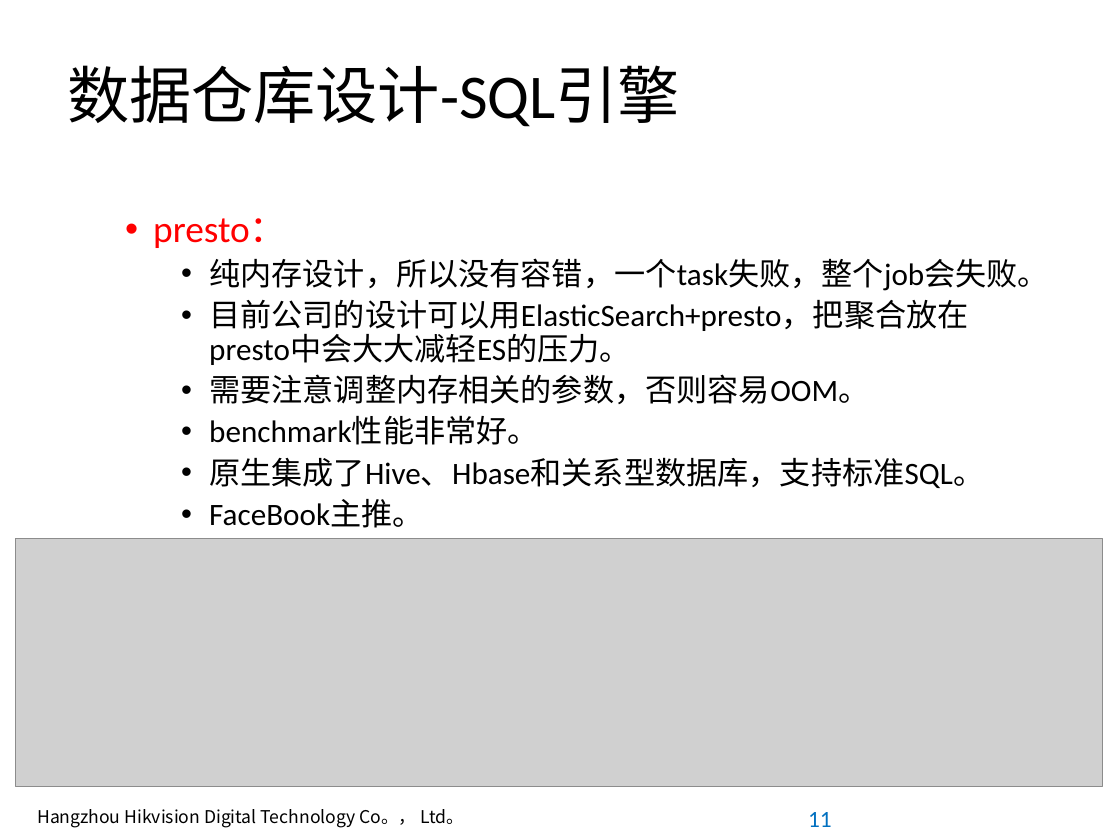
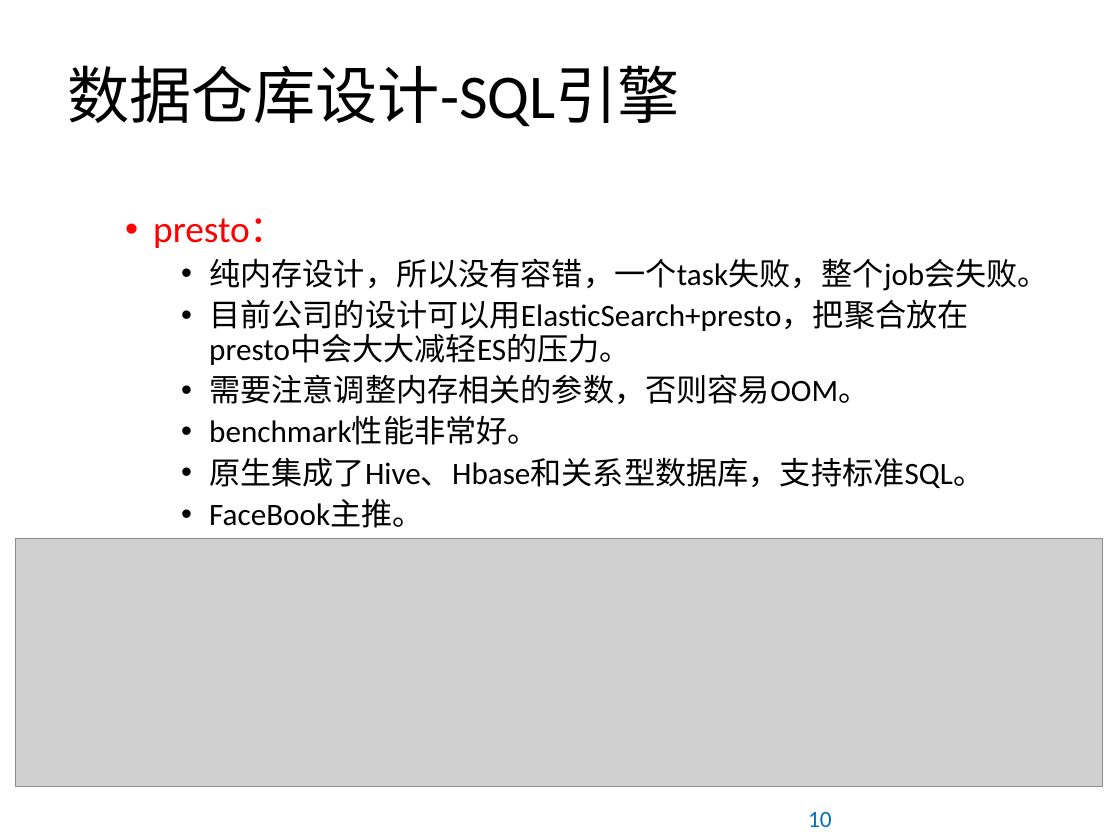
Before and after one commit to anancds/ansible, a slide deck: slide 10 of ppt/数据挖掘平台设计-0.1.pptx (slide 11 before the commit). Drawn at 1120x840 pixels with LibreOffice and Linux fonts; fonts in the diff are those of the drawing; grey boxes stand for pictures; background and template pictures are left out. Boxes give left, top, right and bottom in pixels: in the first picture for what was removed or moved away, otherwise in the second. Text is boxed around its words. In the diff, an @@ line names an element or a change of style, - is before the commit and + after.

```diff
--- a/ppt/数据挖掘平台设计-0.1.pptx
+++ b/ppt/数据挖掘平台设计-0.1.pptx
@@ free removed at [37, 806, 504, 832] @@
-Hangzhou Hikvision Digital Technology Co。， Ltd。
@@ page number at [808, 812, 832, 827]: text changed @@
-11
+10
```
Also in this commit, not shown: 11 other slides changed, 1 slide removed.
